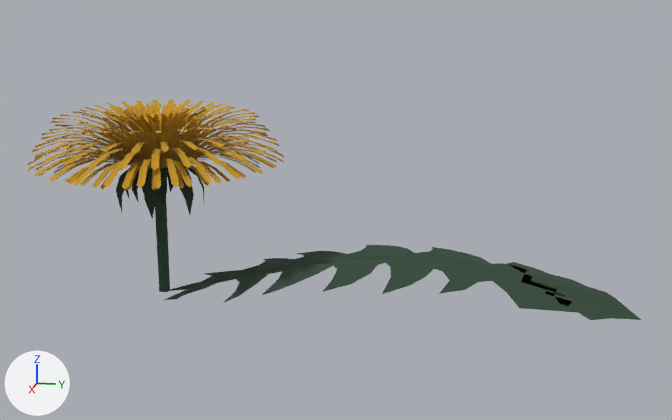
The glTF model src/glb/dandelion_stem.glb, before and after one commit.
One viewpoint serves both versions: a 50 mm lens placed at (4.51, 1.84, 1.62), pointed at (-0.01, 0.94, 0.49). Every picture has the same lights, and +X, +Y and +Z are marked at lower left.

Objects in the first picture: 'Plane', 'dandelion_bud', 'dandelion_leaves', 'dandelion_stem'.
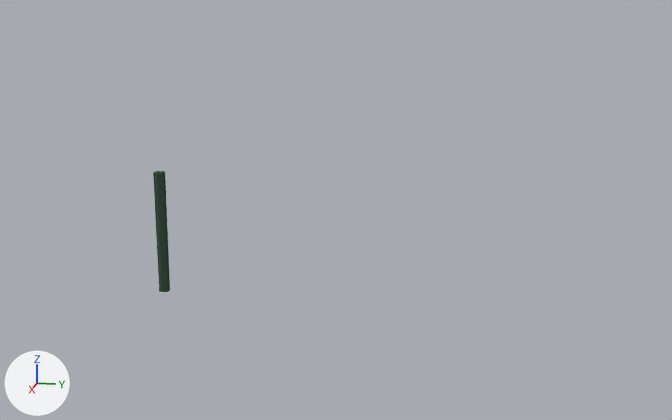
What differs and where, as boxes [x1, y1, x2, y2] in the pictures (672 x 420 px):
'dandelion_bud', deleted: before [27, 99, 284, 190]
'Plane', deleted (green): before [164, 245, 641, 320]
'dandelion_leaves', deleted: before [116, 163, 204, 219]

The change, as a list of edits to the scene's bpy script:
```text
Remove ob_dandelion_leaves:
    ob_dandelion_leaves = bpy.data.objects.new('dandelion_leaves', me_cylinder_001)
    ob_dandelion_leaves.location = (0.0, 0.0, 0.0)
Remove ob_dandelion_bud:
    ob_dandelion_bud = bpy.data.objects.new('dandelion_bud', me_sphere)
    ob_dandelion_bud.location = (0.0, 0.0, 0.0)
Remove ob_plane:
    ob_plane = bpy.data.objects.new('Plane', me_plane_001)
    ob_plane.location = (0.0, 0.0, 0.0)
```
